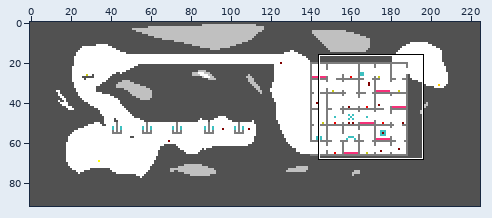
A sprite sheet gets an edit: Project/levels/level2_2.png. The picture above shows the old version from afar; the outline marks the close-up.
Close-up. Before the edit:
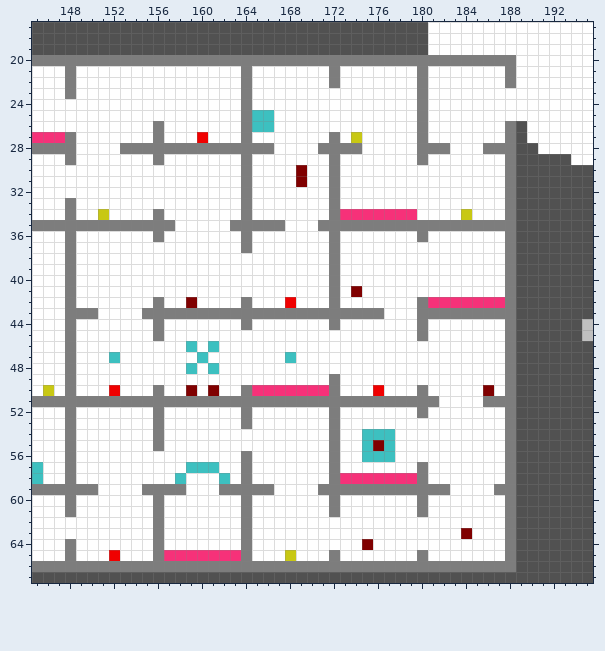
The file is 225x92 pixels. Colours within 5 levels of each other are drawn and written as one. Shown: x 145..195, y 17..67. The commit also changed other parts of the picture, which this record leaves out.
The result:
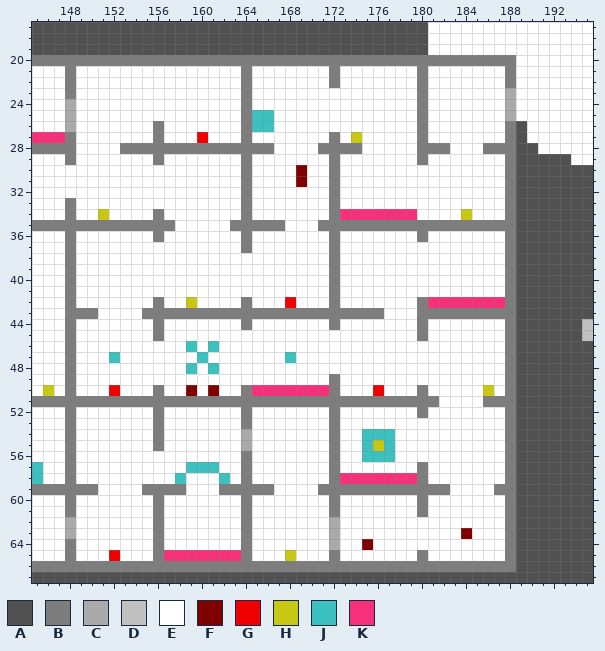
Palette (. is transparent): A #515151  B #7d7d7d  C #aaaaaa  D #c0c0c0  E #ffffff  F #800000  G #f00000  H #c8c814  J #3dc0c0  K #f63179
Difference:
@@ x 145..195 @@
 22 EEEBEEEEEEEEEEEEEEEBEEEEEEEBEEEEEEEBEEEEEEEBEEEEEEE
-23 EEEBEEEEEEEEEEEEEEEBEEEEEEEEEEEEEEEBEEEEEEEEEEEEEEE
-24 EEEEEEEEEEEEEEEEEEEBEEEEEEEEEEEEEEEBEEEEEEEEEEEEEEE
-25 EEEEEEEEEEEEEEEEEEEBJJEEEEEEEEEEEEEBEEEEEEEEEEEEEEE
-26 EEEEEEEEEEEBEEEEEEEBJJEEEEEEEEEEEEEBEEEEEEEBAEEEEEE
+23 EEEBEEEEEEEEEEEEEEEBEEEEEEEEEEEEEEEBEEEEEEECEEEEEEE
+24 EEECEEEEEEEEEEEEEEEBEEEEEEEEEEEEEEEBEEEEEEECEEEEEEE
+25 EEECEEEEEEEEEEEEEEEBJJEEEEEEEEEEEEEBEEEEEEECEEEEEEE
+26 EEECEEEEEEEBEEEEEEEBJJEEEEEEEEEEEEEBEEEEEEEBAEEEEEE
 27 KKKBEEEEEEEBEEEGEEEBEEEEEEEBEHEEEEEBEEEEEEEBAEEEEEE
@@ x 157..176 @@
 40 EEEEEEEEEEEEEEEBEEEE
-41 EEEEEEEEEEEEEEEBEFEE
-42 EEFEEEEBEEEGEEEBEEEE
+41 EEEEEEEEEEEEEEEBEEEE
+42 EEHEEEEBEEEGEEEBEEEE
 43 BBBBBBBBBBBBBBBBBBBB
@@ x 184..188 @@
 49 EEEEB
-50 EEFEB
+50 EEHEB
 51 EEBBB
@@ x 162..178 @@
 53 EEBEEEEEEEBEEEEEE
-54 EEEEEEEEEEBEEJJJE
-55 EEEEEEEEEEBEEJFJE
+54 EECEEEEEEEBEEJJJE
+55 EECEEEEEEEBEEJHJE
 56 EEBEEEEEEEBEEJJJE
@@ x 146..174 @@
 61 EEBEEEEEEEBEEEEEEEBEEEEEEEBEE
-62 EEEEEEEEEEBEEEEEEEBEEEEEEEEEE
-63 EEEEEEEEEEBEEEEEEEBEEEEEEEEEE
-64 EEBEEEEEEEBEEEEEEEBEEEEEEEEEE
+62 EECEEEEEEEBEEEEEEEBEEEEEEECEE
+63 EECEEEEEEEBEEEEEEEBEEEEEEECEE
+64 EEBEEEEEEEBEEEEEEEBEEEEEEECEE
 65 EEBEEEGEEEBKKKKKKKBEEEHEEEBEE
